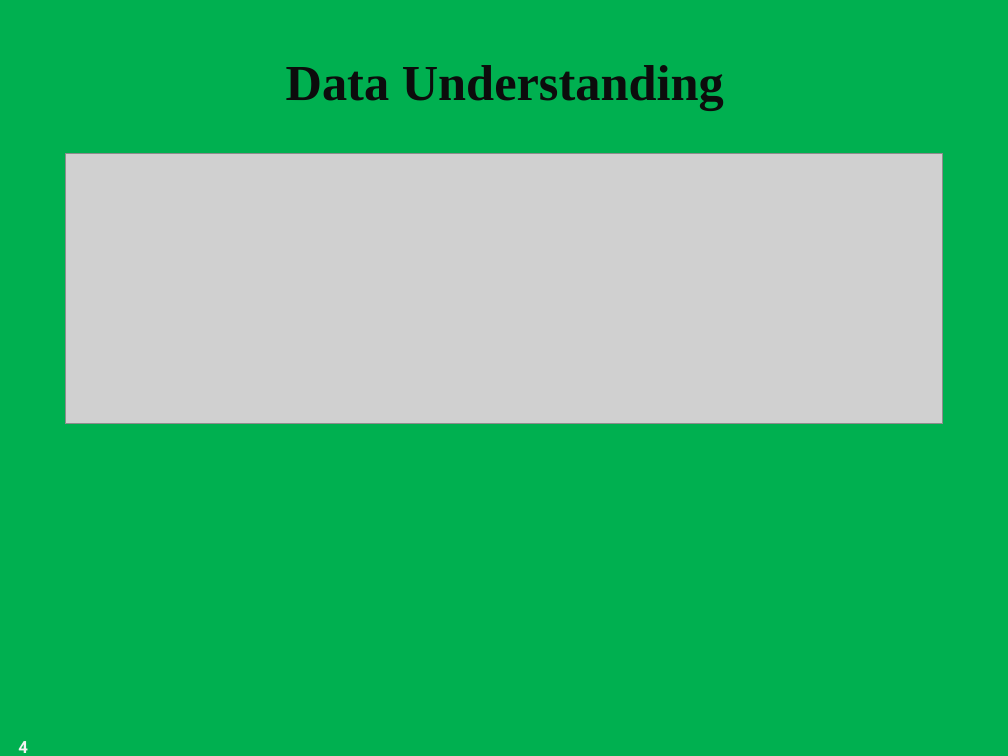
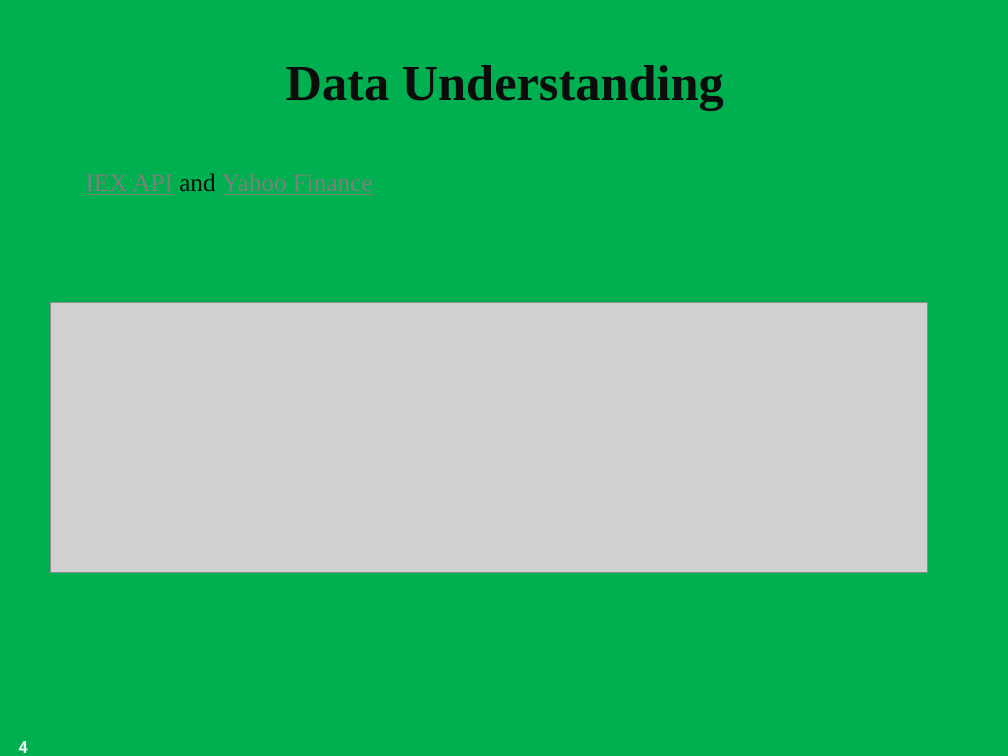
Before and after one commit to ghcn345/Stock-Market-Prediction, a slide deck: slide 4 of data/Stock Market Prediction.pptx. Drawn at 1008x756 pixels with LibreOffice and Linux fonts; fonts in the diff are those of the drawing; grey boxes stand for pictures; background and template pictures are left out. Boxes give left, top, right and bottom in pixels: in the first picture for what was removed or moved away, otherwise in the second. Text is boxed around its words. In the diff, an @@ line names an element or a change of style, - is before the commit and + after.

Commit message:
ppt

```diff
--- a/data/Stock Market Prediction.pptx
+++ b/data/Stock Market Prediction.pptx
@@ text added at box(86, 173, 373, 195), 18 pt, text #7F7F7F, underline @@
+IEX API and Yahoo Finance
@@ picture: place and size @@
-picture at box(66, 153, 943, 423)
+picture at box(50, 302, 928, 573)
```
Also in this commit, not shown: 3 other slides changed, 2 other files.
